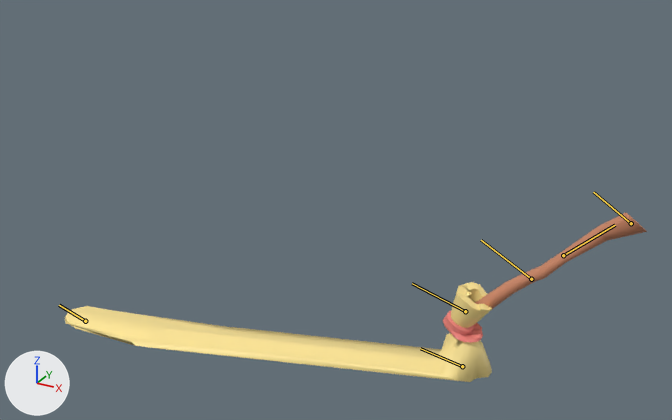
The FBX model BrotatoPrototype/Assets/TestForTeam/Mark/NEW! Animation/Weap_Broom_attack.fbx, before and after one commit.
Rendered twice from a camera (50 mm lens) standing at (7.3, -27.62, 5.75) and looking at (-0.18, -14.03, -1.04). The axes (+X, +Y, +Z) are drawn at lower left. The lights are the same throughout. Both versions are drawn at frame 42 of the action 'Take 001'; the numbers are the values there. The bones that bend it are drawn over the model as lines.

Names of what the first picture shows: 'Broom_1'.
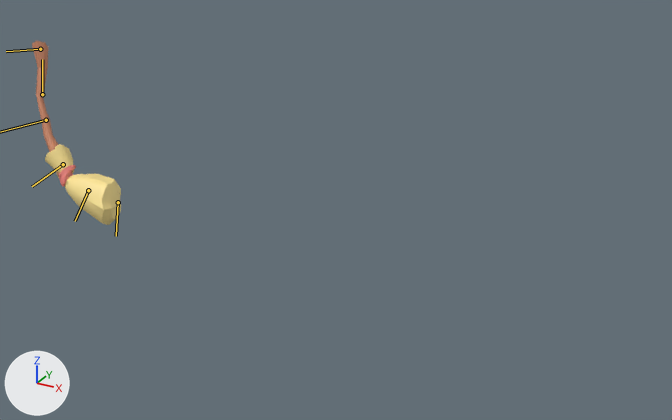
What differs and where, as boxes [x1, y1, x2, y2] in the pictures (672 x 420 px):
'Broom_1', posed (85% narrower, 9% taller): before [65, 213, 648, 382]; after [32, 41, 121, 225]
bone 'joint2', root to tip: before (563, 255) to (615, 225); after (42, 94) to (42, 59)
bone 'joint4', root to tip: before (465, 311) to (412, 283); after (63, 164) to (32, 186)
bone 'joint5', root to tip: before (462, 366) to (420, 348); after (88, 190) to (75, 221)
bone 'joint6', root to tip: before (85, 321) to (59, 305); after (118, 202) to (116, 236)

The change in detail:
Bone 'joint2' (bone_joint2) moves from (455.4, 0.0, 1660.9) to (-854.2, -52.8, 1314.9).
Bone 'joint2' (bone_joint2) turns from (-10, -54, -39) to (-46, -53, 58) degrees about its own x, y and z.
Bone 'joint3' (bone_joint3) turns from (88, 0, -1) to (101, 0, 0) degrees about its own x, y and z.
Bone 'joint4' (bone_joint4) moves from (-2.0, 3.4, -0.1) to (0.0, -21.2, -1.8).
Bone 'joint4' (bone_joint4) turns from (26, 0, 24) to (22, 0, 0) degrees about its own x, y and z.
Bone 'joint5' (bone_joint5) moves from (17.4, -35.7, -10.5) to (0.0, -16.2, -1.8).
Bone 'joint5' (bone_joint5) turns from (22, -1, 23) to (32, 0, 0) degrees about its own x, y and z.
Bone 'joint6' (bone_joint6) moves from (162.8, 672.6, 48.3) to (0.0, 0.0, 0.0).
Bone 'joint6' (bone_joint6) turns from (-3, -4, -1) to (22, 0, 0) degrees about its own x, y and z.
